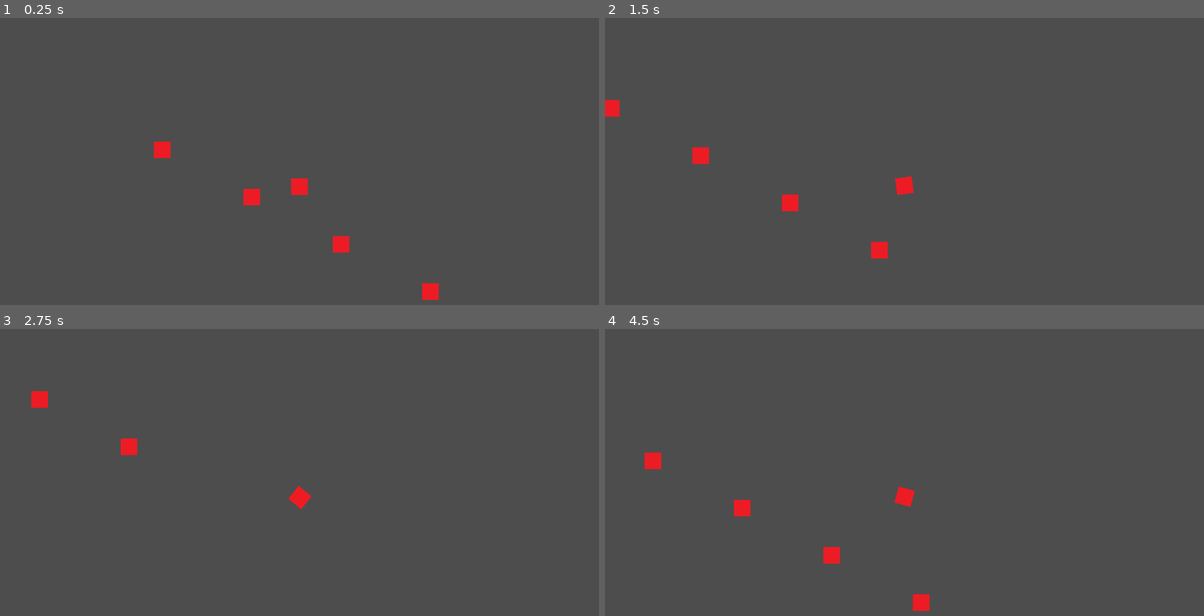
Above: before the commit, frames 1-4 (two rows, left to right).
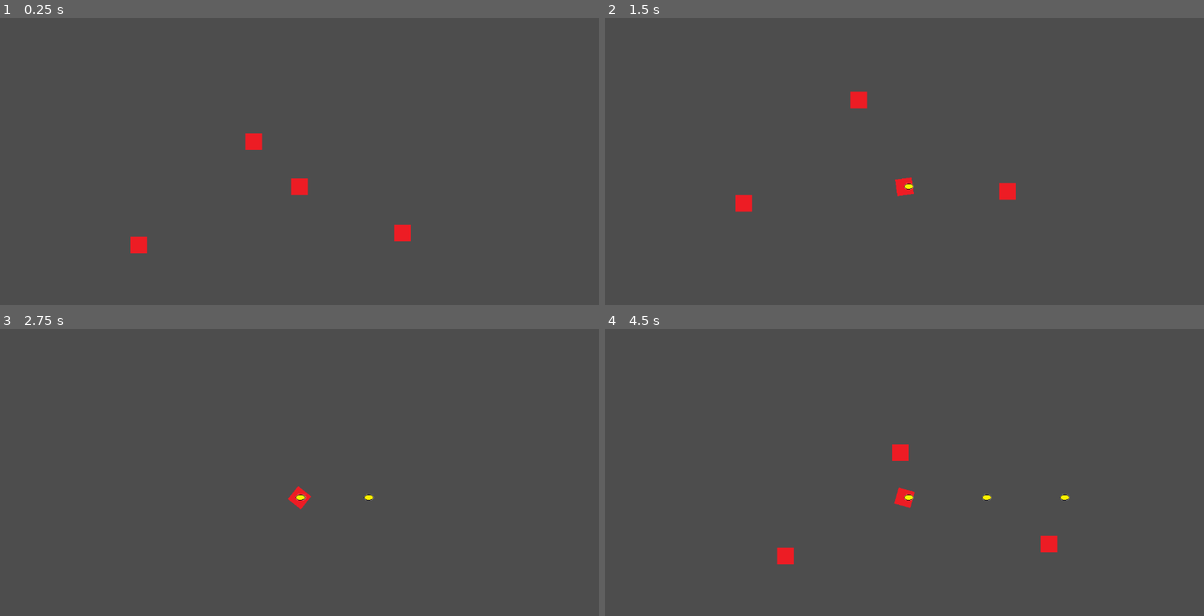
Above: after the commit, the same moments.

Repository: TheCrusty/Biotank-demake
Game: Godot game, scene res://levels/test_level.tscn
The game is run twice, just before and just after one commit, with the same random seed, the same clock (stepped at 60 frames per second) and the same inputs.
Inputs (mouse positions are in pixels of both pictures, inside the frame that each line leads up to):
- Up to frame 1 (0.25 s): no input
- Up to frame 2 (1.5 s): tap Enter at 0.5 s; move the mouse to (1036, 170) at 0.52 s; hold D (Rotate_Right) 0.53-1.28 s; hold Space (Shoot, bound only after the commit) 0.53-1.28 s; move the mouse to (784, 201) at 1.27 s; hold S (Reverse) from 1.28 s (still down); tap Space (Shoot, bound only after the commit) at 1.35 s
- Up to frame 3 (2.75 s): move the mouse to (359, 423) at 2.02 s; release S (Reverse) at 2.03 s; hold D (Rotate_Right) from 2.03 s (still down); hold Space (Shoot, bound only after the commit) from 2.03 s (still down)
- Up to frame 4 (4.5 s): move the mouse to (874, 564) at 2.77 s; release D (Rotate_Right) at 2.78 s; release Space (Shoot, bound only after the commit) at 2.78 s; hold W (Forward) 2.78-3.53 s; tap Space (Shoot, bound only after the commit) at 2.85, 4.35 s; move the mouse to (1084, 547) at 3.52 s; hold Space (Shoot, bound only after the commit) 3.53-4.28 s; hold A (Rotate_Left) from 3.53 s (still down); move the mouse to (724, 446) at 4.27 s

The runs differ from the first frame. In frame 1, 1.2% of the frame differs, in the area x 21-74%, y 40-99%; in frame 2, 1.2%; in frame 3, 0.4%; in frame 4, 1.3%, in the area x 6-78%, y 40-99%.

Commit message:
added enemies and made bullets that shoot

Diff:
--- /dev/null
+++ b/levels/enemy.tscn
@@ -0,0 +1,15 @@
+[gd_scene load_steps=3 format=3 uid="uid://be7l7uabmgqr6"]
+
+[ext_resource type="Texture2D" uid="uid://c7exsyr82l6ps" path="res://resources/placeholder.png" id="1_cnwdq"]
+
+[sub_resource type="RectangleShape2D" id="RectangleShape2D_qpv0l"]
+
+[node name="Enemy" type="Sprite2D"]
+texture = ExtResource("1_cnwdq")
+
+[node name="Area2D" type="Area2D" parent="."]
+collision_layer = 3
+collision_mask = 3
+
+[node name="CollisionShape2D" type="CollisionShape2D" parent="Area2D"]
+shape = SubResource("RectangleShape2D_qpv0l")
--- a/levels/player.gd
+++ b/levels/player.gd
@@ -1,12 +1,17 @@
 extends CharacterBody2D
 
+var projectile = preload("res://levels/projectile.tscn")
 @export var speed = 400
 
 func get_input():
-	var input_direction = Input.get_vector("Rotate_Left", "Rotate_Right", "Forward", "Reverse")
-	velocity = input_direction * speed
+	if Input.is_action_pressed("Shoot"):
+		var projectile_instance = projectile.instantiate()
+		add_child(projectile_instance)
+	else:
+		var input_direction = Input.get_vector("Rotate_Left", "Rotate_Right", "Forward", "Reverse")
+		velocity = input_direction * speed
 
 func _physics_process(delta):
 	get_input()
-	look_at(get_global_mouse_position())
+	$Sprite2D.look_at(get_global_mouse_position())
 	move_and_slide()
--- /dev/null
+++ b/levels/projectile.gd
@@ -0,0 +1,18 @@
+extends Area2D
+var speed = 100
+
+# Called when the node enters the scene tree for the first time.
+func _ready():
+	pass # Replace with function body.
+
+
+# Called every frame. 'delta' is the elapsed time since the previous frame.
+func _process(delta):
+	position += transform.x * speed * delta
+
+
+
+
+func _on_area_entered(area):
+	print("hit")
+	queue_free()
--- /dev/null
+++ b/levels/projectile.tscn
@@ -0,0 +1,19 @@
+[gd_scene load_steps=4 format=3 uid="uid://bxgw46pxsh44s"]
+
+[ext_resource type="Texture2D" uid="uid://cawywum0pw1md" path="res://resources/Lemon.png" id="1_exf54"]
+[ext_resource type="Script" path="res://levels/projectile.gd" id="1_i74gw"]
+
+[sub_resource type="CircleShape2D" id="CircleShape2D_cs0t2"]
+
+[node name="Projectile" type="Area2D"]
+collision_layer = 2
+collision_mask = 2
+script = ExtResource("1_i74gw")
+
+[node name="CollisionShape2D" type="CollisionShape2D" parent="."]
+shape = SubResource("CircleShape2D_cs0t2")
+
+[node name="Sprite2D" type="Sprite2D" parent="."]
+texture = ExtResource("1_exf54")
+
+[connection signal="area_entered" from="." to="." method="_on_area_entered"]
--- a/levels/test_level.tscn
+++ b/levels/test_level.tscn
@@ -1,7 +1,7 @@
 [gd_scene load_steps=3 format=3 uid="uid://mkxv4v137fon"]
 
 [ext_resource type="PackedScene" uid="uid://chxbl7gg23jt2" path="res://levels/player.tscn" id="1_yco8c"]
-[ext_resource type="Texture2D" uid="uid://c7exsyr82l6ps" path="res://resources/placeholder.png" id="2_sewel"]
+[ext_resource type="PackedScene" uid="uid://be7l7uabmgqr6" path="res://levels/enemy.tscn" id="2_1ccyn"]
 
 [node name="test-level" type="Node2D"]
 metadata/_edit_vertical_guides_ = [-86.0]
@@ -9,18 +9,11 @@
 [node name="Player" parent="." instance=ExtResource("1_yco8c")]
 position = Vector2(500, 250)
 
-[node name="Sprite2D" type="Sprite2D" parent="."]
-position = Vector2(236, 180)
-texture = ExtResource("2_sewel")
+[node name="Enemy" parent="." instance=ExtResource("2_1ccyn")]
+position = Vector2(698, 340)
 
-[node name="Sprite2D" type="Sprite2D" parent="Sprite2D"]
-position = Vector2(172, 91)
-texture = ExtResource("2_sewel")
+[node name="Enemy3" parent="." instance=ExtResource("2_1ccyn")]
+position = Vector2(191, 363)
 
-[node name="Sprite2D" type="Sprite2D" parent="Sprite2D/Sprite2D"]
-position = Vector2(172, 91)
-texture = ExtResource("2_sewel")
-
-[node name="Sprite2D" type="Sprite2D" parent="Sprite2D/Sprite2D/Sprite2D"]
-position = Vector2(172, 91)
-texture = ExtResource("2_sewel")
+[node name="Enemy2" parent="." instance=ExtResource("2_1ccyn")]
+position = Vector2(412, 164)
--- a/project.godot
+++ b/project.godot
@@ -37,3 +37,8 @@
 "events": [Object(InputEventKey,"resource_local_to_scene":false,"resource_name":"","device":-1,"window_id":0,"alt_pressed":false,"shift_pressed":false,"ctrl_pressed":false,"meta_pressed":false,"pressed":false,"keycode":0,"physical_keycode":83,"key_label":0,"unicode":115,"echo":false,"script":null)
 ]
 }
+Shoot={
+"deadzone": 0.5,
+"events": [Object(InputEventKey,"resource_local_to_scene":false,"resource_name":"","device":-1,"window_id":0,"alt_pressed":false,"shift_pressed":false,"ctrl_pressed":false,"meta_pressed":false,"pressed":false,"keycode":0,"physical_keycode":32,"key_label":0,"unicode":32,"echo":false,"script":null)
+]
+}
